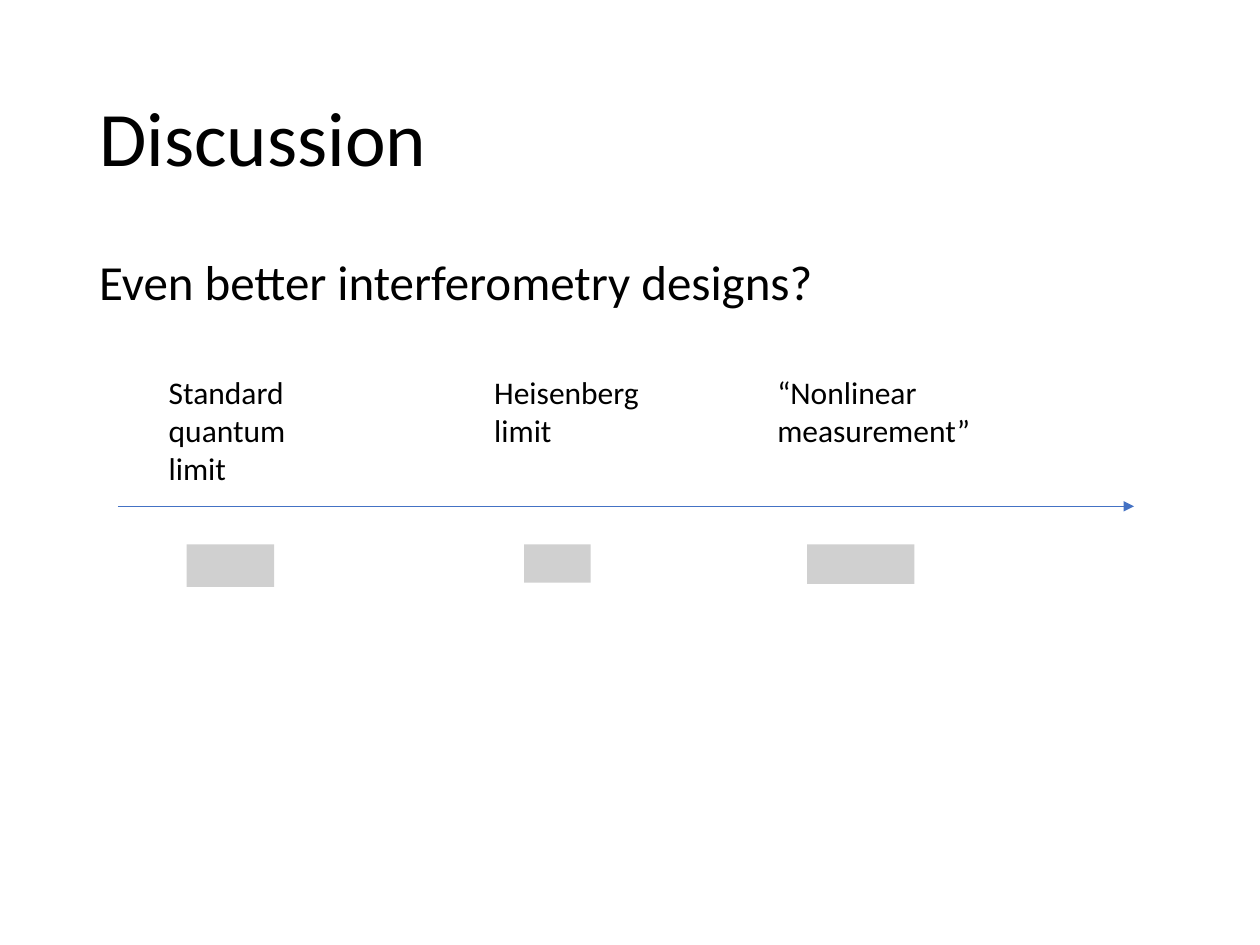
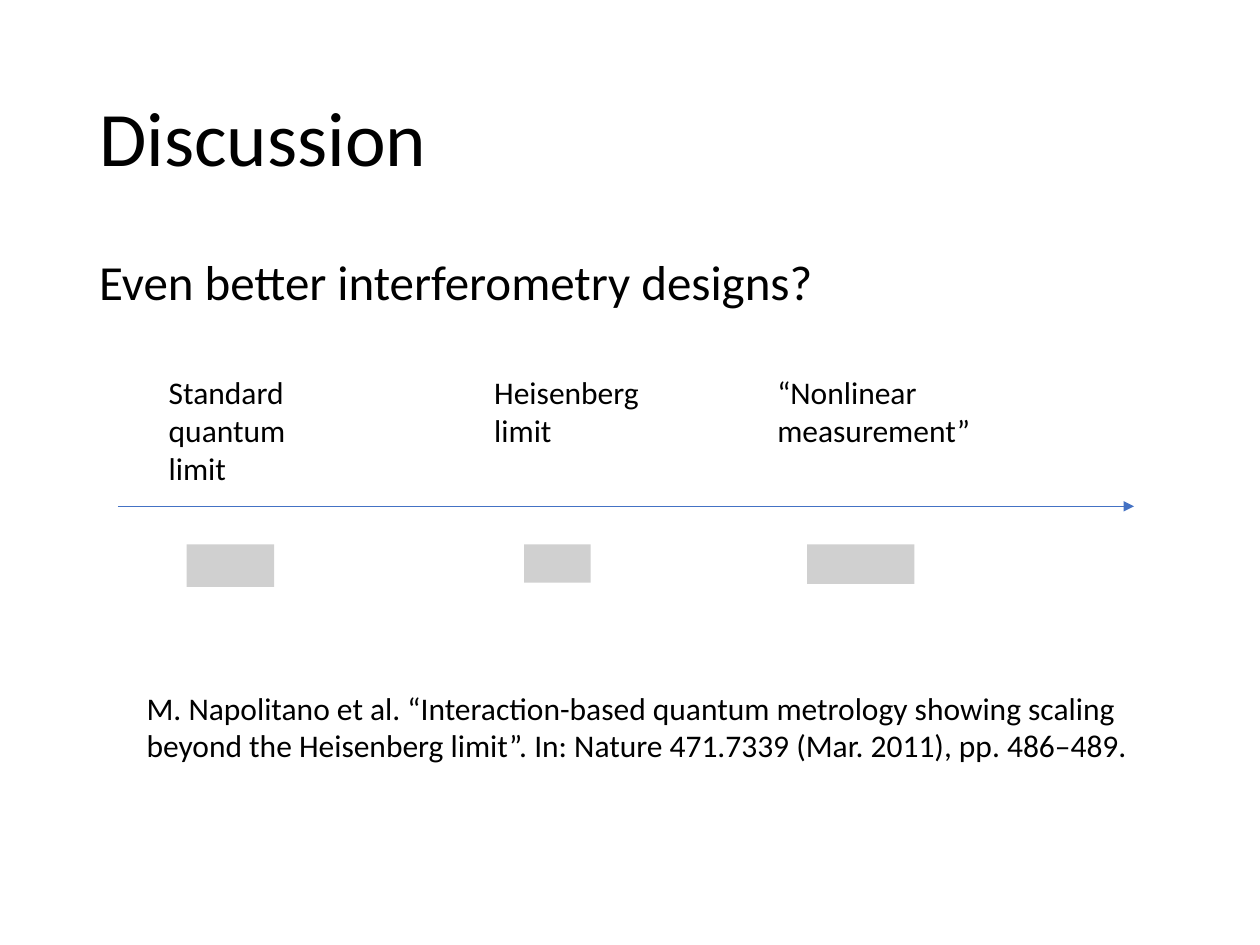
Before and after one commit to jywu20/Notes, a slide deck: slide 9 of Physics-new/yale-signal-noise/Squeezing of quantum noise.pptx. Drawn at 1260x945 pixels with LibreOffice and Linux fonts; fonts in the diff are those of the drawing; grey boxes stand for pictures. Boxes give left, top, right and bottom in pixels: in the first picture for what was removed or moved away, otherwise in the second. Text is boxed around its words. In the diff, an @@ line names an element or a change of style, - is before the commit and + after.

```diff
--- a/Physics-new/yale-signal-noise/Squeezing of quantum noise.pptx
+++ b/Physics-new/yale-signal-noise/Squeezing of quantum noise.pptx
@@ text added at <box>147,697,1126,763</box>, 18 pt, text #000000 @@
+M. Napolitano et al. “Interaction-based quantum metrology showing scaling beyond the Heisenberg limit”. In: Nature 471.7339 (Mar. 2011), pp. 486–489.
```
Also in this commit, not shown: 1 other slide changed, 5 other files.
